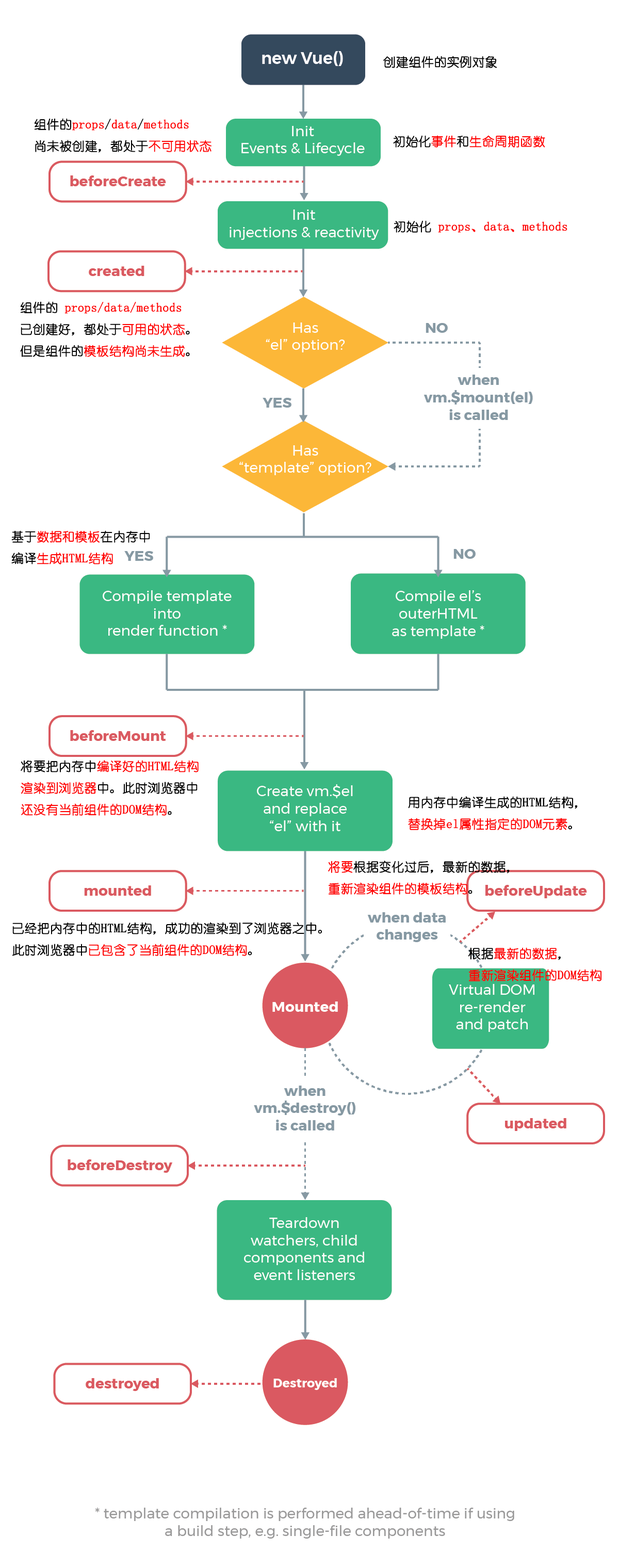
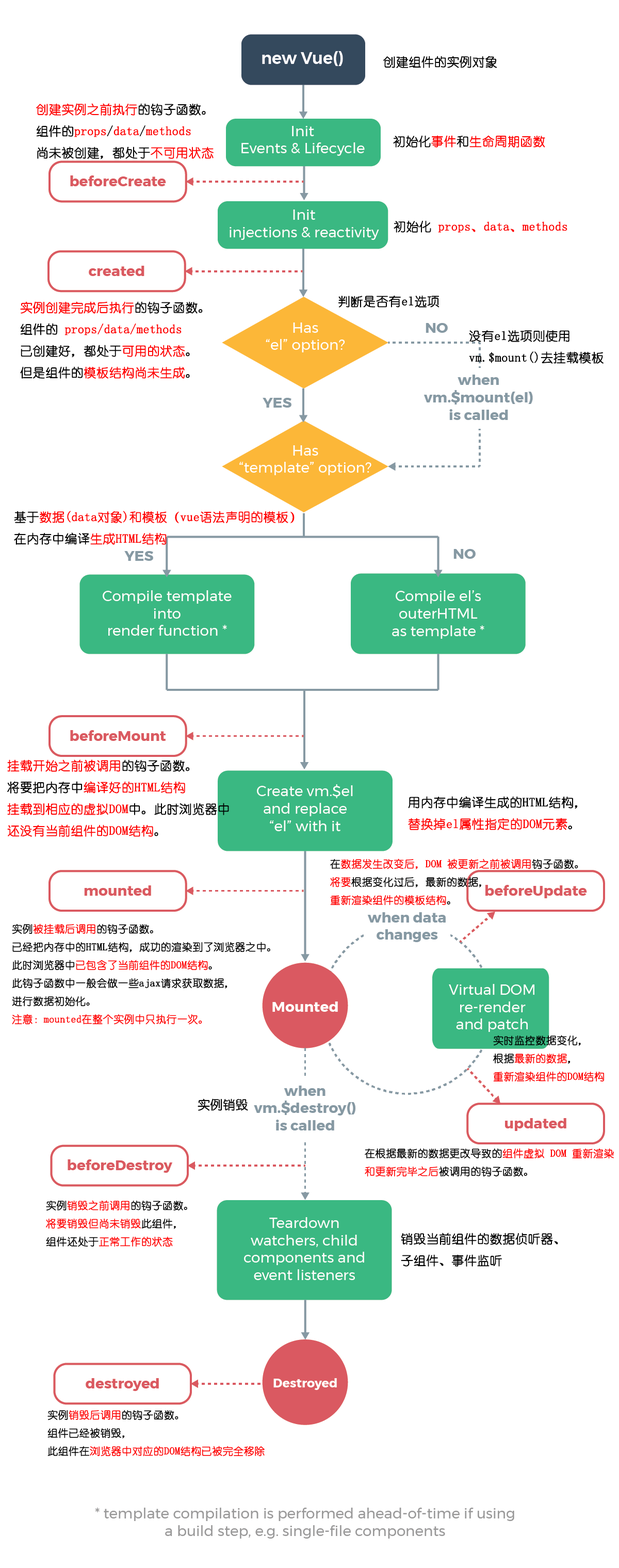
Layer changes from the first 619 x 1568 image to the second:
added layer "实例销毁后调用的钩子函数。 组件已经被销毁， 此组件在浏览器中对应的DOM结构已被完全移除" in group "注释" over [47, 1409, 265, 1457]
added layer "销毁当前组件的数据侦听器、 子组件、事件监听" in group "注释" over [400, 1232, 559, 1267]
added layer "实例销毁之前调用的钩子函数。 将要销毁但尚未销毁此组件， 组件还处于正常工作的状态" in group "注释" over [45, 1200, 188, 1248]
added layer "实例销毁" in group "注释" over [197, 1098, 249, 1111]
added layer "在根据最新的数据更改导致的组件虚拟 DOM 重新渲染 和更新完毕之后被调用的钩子函数。" in group "注释" over [364, 1148, 614, 1177]
renamed "根据最新的数据， 重新渲染组件的DOM结构" to "实时监控数据变化， 根据最新的数据， 重新渲染组件的DOM结构", painted on it over [467, 947, 605, 1082]
renamed "将要根据变化过后，最新的数据， 重新渲染组件的模板结构。" to "在数据发生改变后，DOM 被更新之前被调用钩子函数。 将要根据变化过后，最新的数据， 重新渲染组件的模板结构。", painted on it over [328, 858, 579, 906]
renamed "已经把内存中的HTML结构，成功的渲染到了浏览器之中。 此时浏览器中已包含了当前组件的DOM结构。" to "实例被挂载后调用的钩子函数。 已经把内存中的HTML结构，成功的渲染到了浏览器之中。 此时浏览器中已包含了当前组件的DOM结构", painted on it over [11, 922, 322, 1025]
renamed "将要把内存中编译好的HTML结构 渲染到浏览器中。此时浏览器中 还没有当前组件的DOM结构。" to "挂载开始之前被调用的钩子函数。 将要把内存中编译好的HTML结构 挂载到相应的虚拟DOM中。此时浏览器中 还没有当前组件的DO", painted on it over [7, 759, 230, 837]
renamed "基于数据和模板在内存中 编译生成HTML结构" to "基于数据(data对象)和模板（vue语法声明的模板） 在内存中编译生成HTML结构", painted on it over [11, 510, 295, 565]
added layer "没有el选项则使用 vm.$mount()去挂载模板" in group "注释" over [469, 329, 604, 364]
added layer "判断是否有el选项" in group "注释" over [337, 295, 440, 308]
renamed "组件的 props/data/methods 已创建好，都处于可用的状态。 但是组件的模板结构尚未生成。" to "实例创建完成后执行的钩子函数。 组件的 props/data/methods 已创建好，都处于可用的状态。 但是组件的模板结构", painted on it over [20, 301, 203, 379]
renamed "组件的props/data/methods 尚未被创建，都处于不可用状态" to "创建实例之前执行的钩子函数。 组件的props/data/methods 尚未被创建，都处于不可用状态", painted on it over [34, 103, 214, 160]
